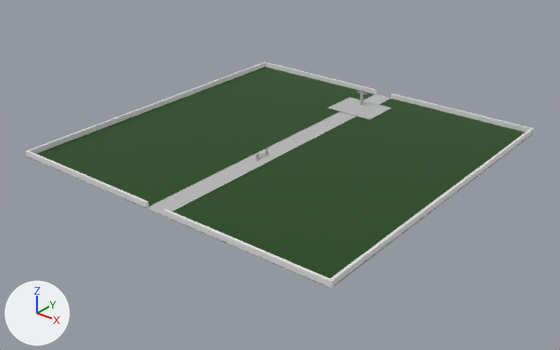
The Blender file Blender/cementerio.blend, before and after one commit.
Both versions are drawn from a 50 mm camera at (121.8, -155.8, 86.3) aimed at (1.1, -4.9, -7.2). Every picture has the same lights, and +X, +Y and +Z are marked at lower left.

Names of what the first picture shows: 'Altarboss', 'Cube', 'muro'.
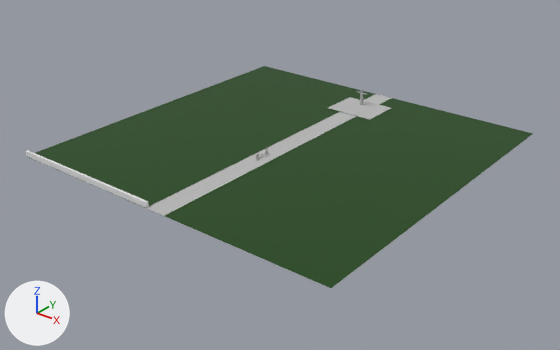
Boxes (x1, y1, x2, y2) around the edits, measured in the pictures (560 x 350 px):
```json
{"object": "muro", "change": "reshaped", "before": [26, 62, 534, 288], "after": [26, 150, 149, 208], "on screen": "76% narrower, 74% shorter"}
{"part": 1, "of": "me_cube_007", "change": "deleted", "before": [28, 62, 534, 288]}
```

Edits to the scene script, one JSON object a line:
```json
{"block": "me_cube_007", "where": "# used by ob_muro; location = (-26.4, -49.6, 0.8); scale = (31.4, 0.471, 1.0)"}
{"op": "remove", "block": "me_cube_007", "code": "me_cube_007.from_pydata(...)  # 296 vertices, 278 faces; spans x -1.0..2.0, y -1.0..212.0, z -1.0..1.0"}
{"op": "add", "block": "me_cube_007", "code": "me_cube_007.from_pydata(...)  # 48 vertices, 46 faces; spans x -1.0..1.0, y -1.0..1.0, z -1.0..1.0"}
{"block": "me_cube_007", "change": "me_cube_007 part 1: 7 loose pieces with 248 vertices, spanning x -1.0..2.0, y -1.0..212.0, z -1.0..1.0, are deleted"}
```
